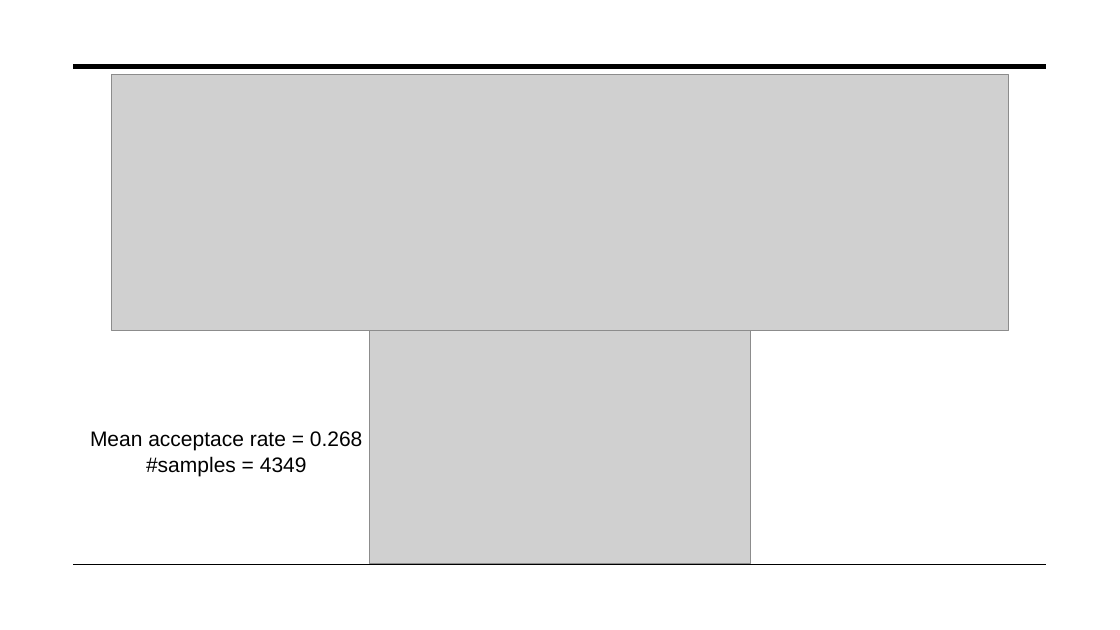
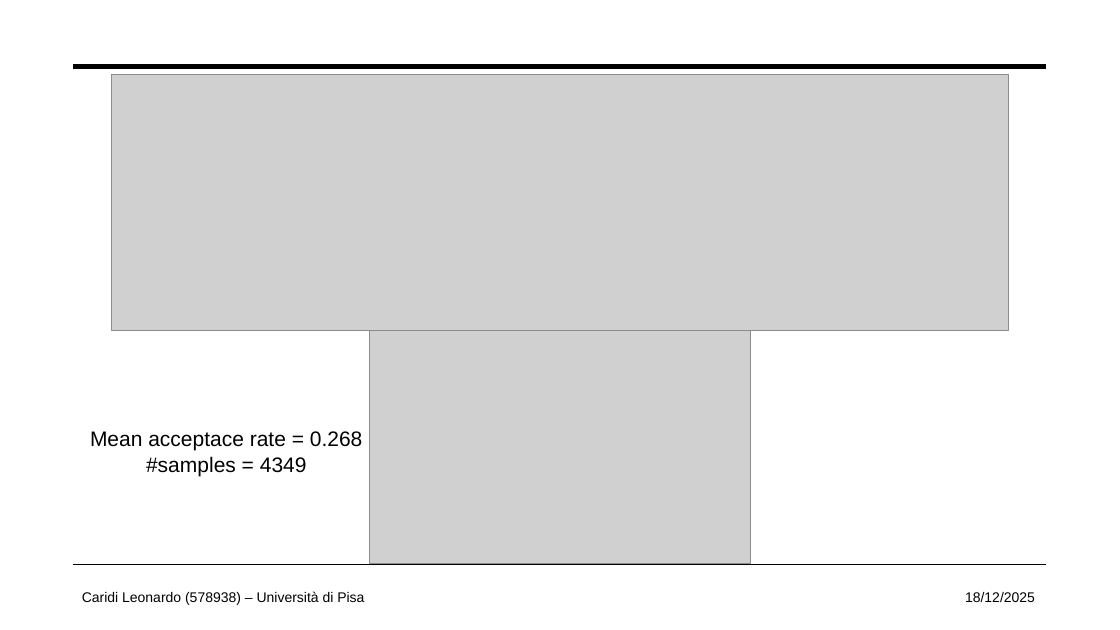
Before and after one commit to LeonardoCaridi/Bayesian_probability, a slide deck: slide 21 of GRB_classification_Caridi_Leonardo.pptx (slide 20 before the commit). Drawn at 1120x630 pixels with LibreOffice and Linux fonts; fonts in the diff are those of the drawing; grey boxes stand for pictures. Boxes give left, top, right and bottom in pixels: in the first picture for what was removed or moved away, otherwise in the second. Text is boxed around its words. In the diff, an @@ line names an element or a change of style, - is before the commit and + after.

```diff
--- a/GRB_classification_Caridi_Leonardo.pptx
+++ b/GRB_classification_Caridi_Leonardo.pptx
@@ text added at bbox=[82, 591, 364, 605], 12 pt, text #000000 @@
+Caridi Leonardo (578938) – Università di Pisa
@@ text added at bbox=[965, 592, 1035, 602], 12 pt, text #000000 @@
+18/12/2025
```
Also in this commit, not shown: 55 other slides changed, 2 slides added, 1 slide removed, 1 other file.
